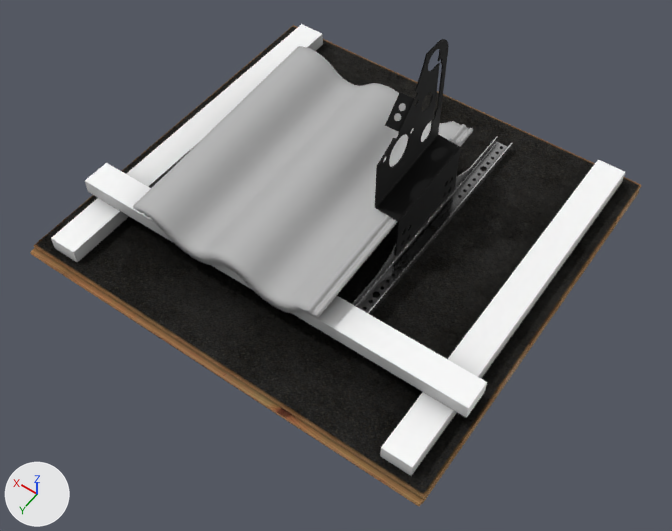
A saved change to the glTF model Konsol_CWL.glb.
The view is the same before and after, from a camera (50 mm lens) standing at (-0.57, 0.776, 1.109) and looking at (-0.083, 0.095, 0.038). The lights are fixed; the arrows at lower left show +X, +Y and +Z. The older version comes first. Where no turn or scale is listed for an object, it has been applied to the vertices.

In view in the first picture: '420073-1', 'Fotplatta', 'Läkt 36x48', 'Läkt 36x48.001', 'Läkt 36x48.002', 'Plane', 'Råspont', 'takPanna betong'.
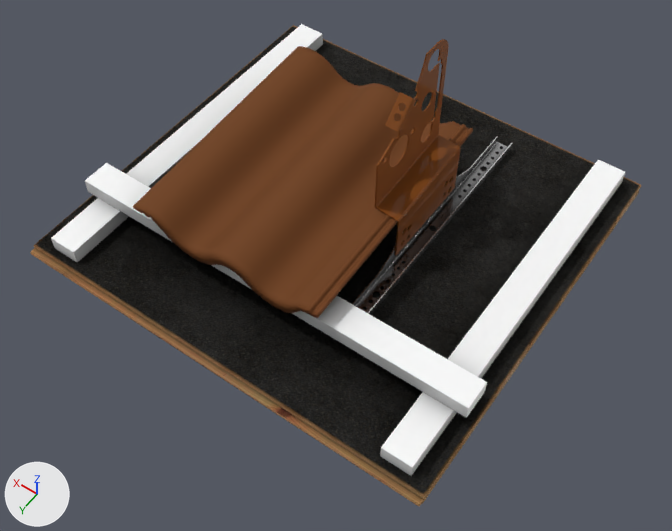
Changed parts and their boxes [x1, y1, x2, y2] in the pictures (672 x 531 px):
'takPanna betong', recoloured (grey to brown)
    both: [133, 46, 473, 318]
'420073-1', surface changed (black to brown)
    both: [375, 39, 461, 256]

What changed in the scene script:
```text
Change mat_takpanna:
    mat_takpanna.base_color: (0.5, 0.5, 0.5) -> (0.181, 0.0571, 0.0103)  # grey #bcbcbc -> brown #76441a
Change mat_material:
    where n2 = _N.new('ShaderNodeMix'); n2.name = 'Mix'
    n2.inputs[7].default_value: (0.0177, 0.0177, 0.0177, 1.0) -> (0.235, 0.0662, 0.00501, 1.0)  # 'B', black #242424 -> 'B', brown #854910
```
